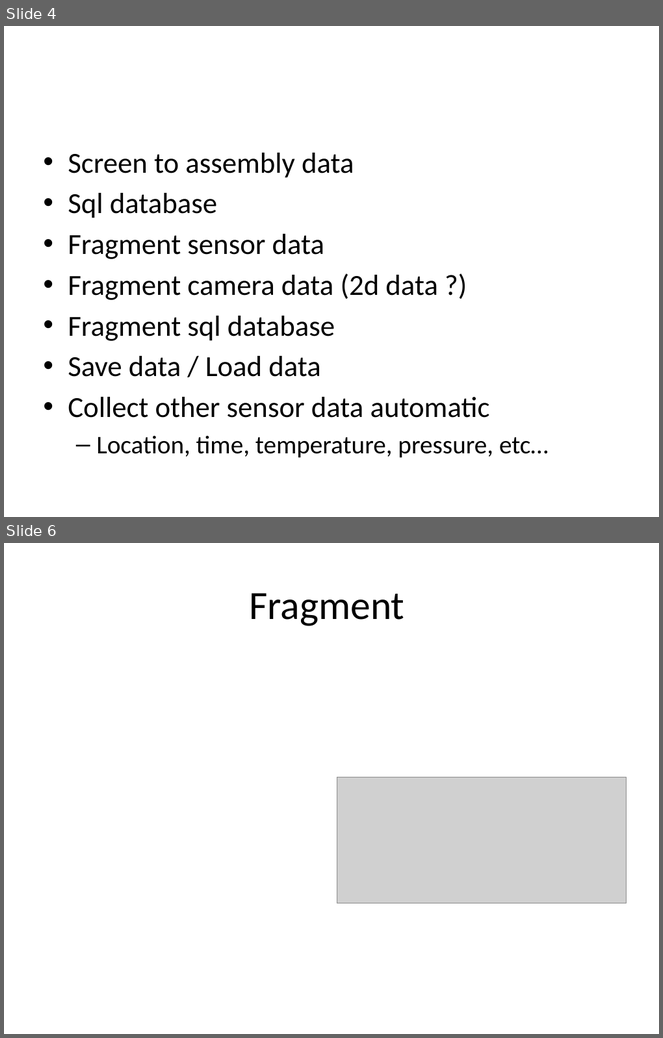
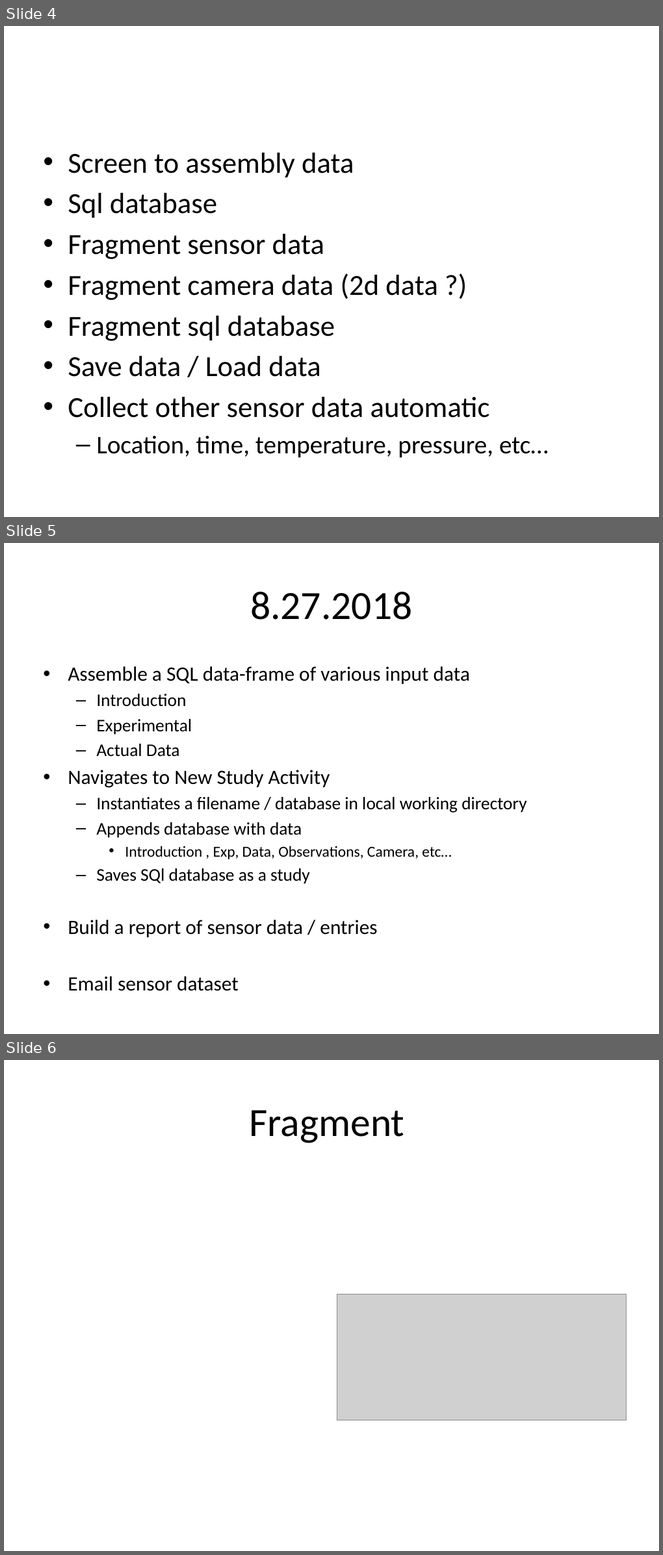
Before and after one commit to DirectionAndMagnitude/BlueCube, a slide deck: AppDevelopment.pptx. Shown one above the other, each under a label of ours: slides 4 and 6 before the commit, slides 4, 5 and 6 after it; the slides between them are not shown. The pictures are 663x1038 and 663x1555 pixels, drawn with LibreOffice and Linux fonts; fonts in the diff are those of the drawing; grey boxes stand for pictures. Boxes give left, top, right and bottom in pixels: in the first picture for what was removed or moved away, otherwise in the second. Text is boxed around its words. In the diff, an @@ line names an element or a change of style, - is before the commit and + after.

```diff
--- a/AppDevelopment.pptx
+++ b/AppDevelopment.pptx
@@ slide 5 added at (x1=4, y1=543, x2=659, y2=1034), background #FFFFFF @@
@@ title added at (x1=250, y1=592, x2=412, y2=620), 44 pt, text #000000 @@
+8.27.2018
@@ text added at (x1=68, y1=667, x2=527, y2=991), 19.6 pt, text #000000 @@
+• Assemble a SQL data-frame of various input data
+  – Introduction
+  – Experimental
+  – Actual Data
+• Navigates to New Study Activity
+  – Instantiates a filename / database in local working directory
+  – Appends database with data
+    • Introduction , Exp, Data, Observations, Camera, etc…
+  – Saves SQl database as a study
+• Build a report of sensor data / entries
+• Email sensor dataset
```
Also in this commit, not shown: 2 slides removed, 5 other files.
